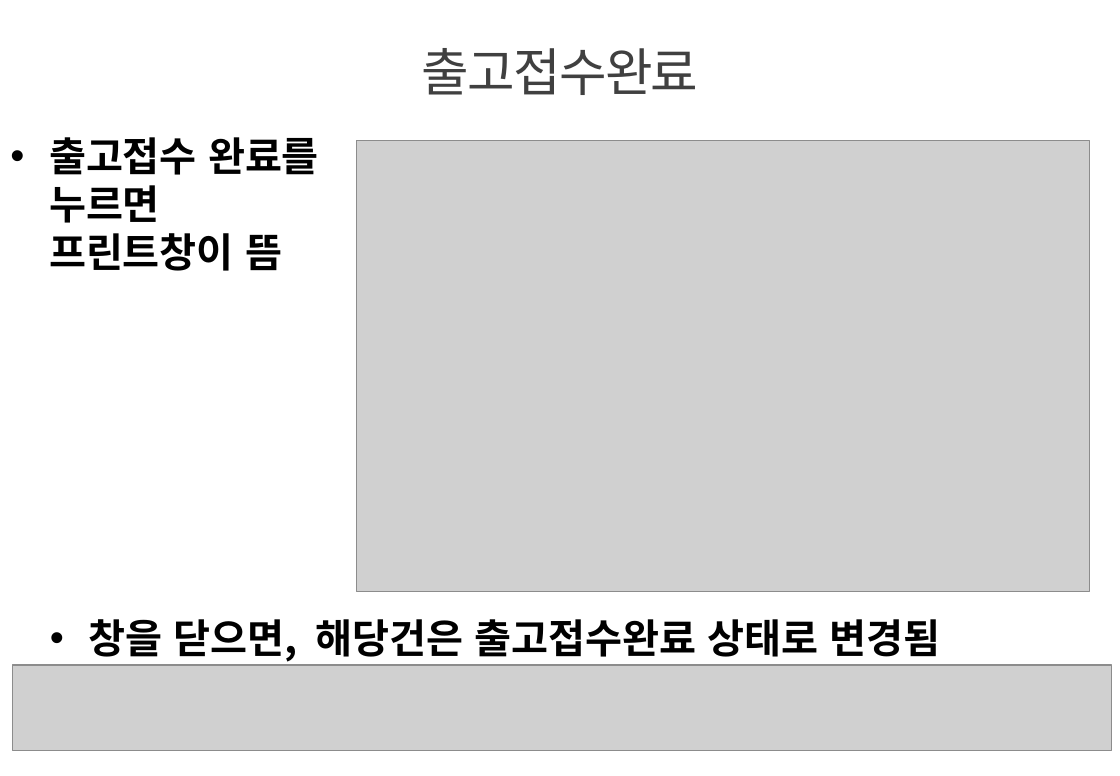
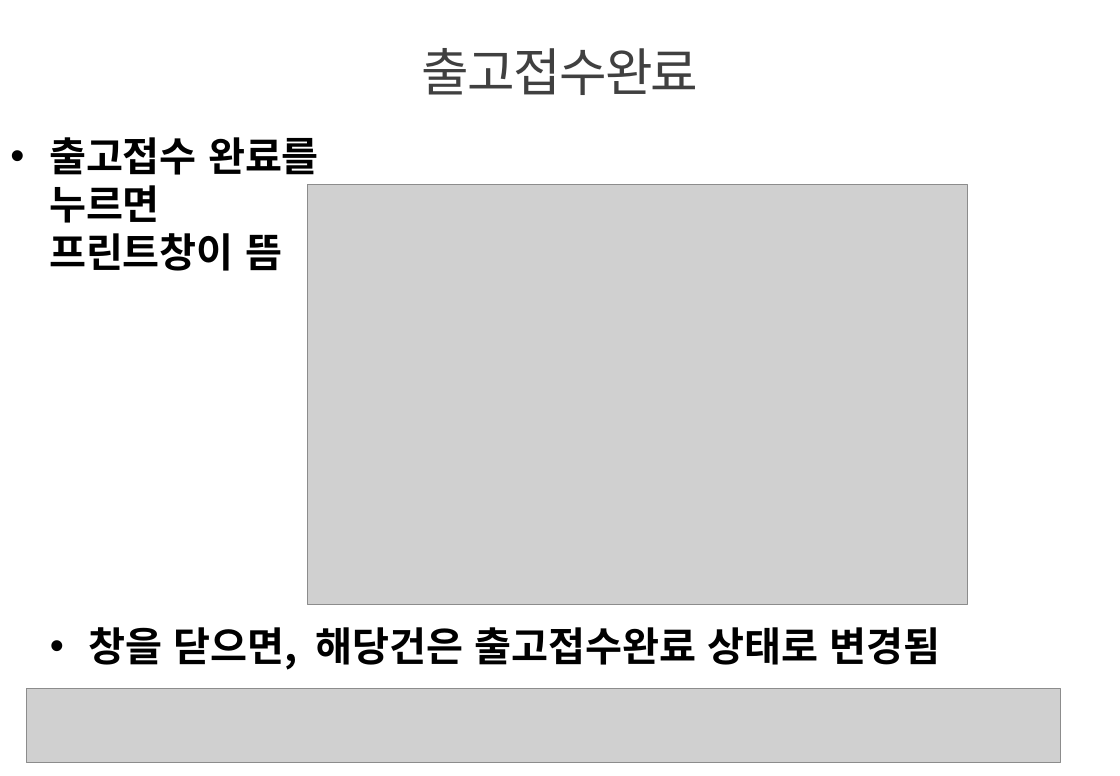
Before and after one commit to jaeyong1/stockmgmt, a slide deck: slide 21 of src/main/webapp/resources/doc/innoparts_user_guide.pptx. Drawn at 1120x776 pixels with LibreOffice and Linux fonts; fonts in the diff are those of the drawing; grey boxes stand for pictures; background and template pictures are left out. Boxes give left, top, right and bottom in pixels: in the first picture for what was removed or moved away, otherwise in the second. Text is boxed around its words. In the diff, an @@ line names an element or a change of style, - is before the commit and + after.

```diff
--- a/src/main/webapp/resources/doc/innoparts_user_guide.pptx
+++ b/src/main/webapp/resources/doc/innoparts_user_guide.pptx
@@ picture resized from (x1=357, y1=141, x2=1090, y2=592) to (x1=307, y1=184, x2=967, y2=604) @@
@@ rectangle removed at (x1=0, y1=600, x2=1120, y2=776) @@
@@ text "창을 닫으면, 해당건은 출고접수완료 상태로 ..." moved from (x1=89, y1=619, x2=941, y2=662) to (x1=89, y1=627, x2=941, y2=670) @@
@@ picture resized from (x1=12, y1=665, x2=1112, y2=751) to (x1=27, y1=689, x2=1061, y2=763) @@
```
Also in this commit, not shown: 19 other slides changed, 6 slides added, 1 slide removed, 9 other files.
